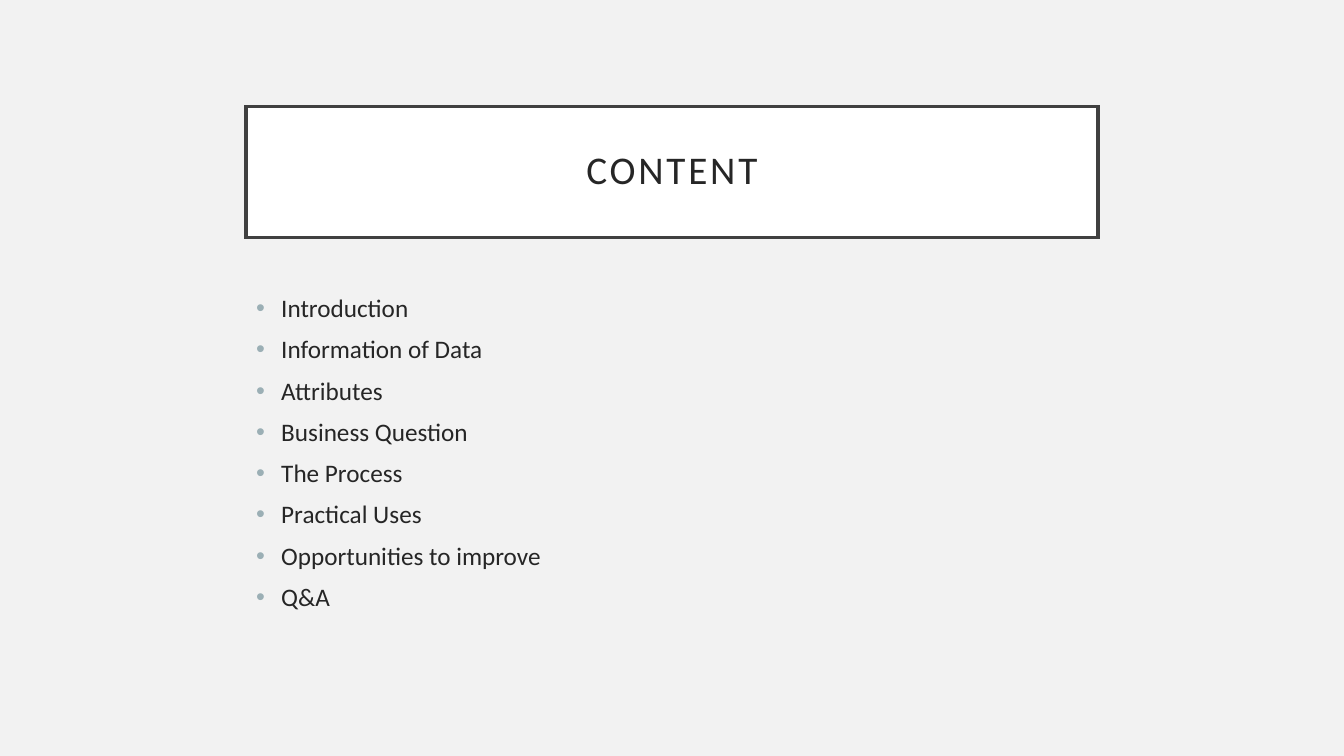
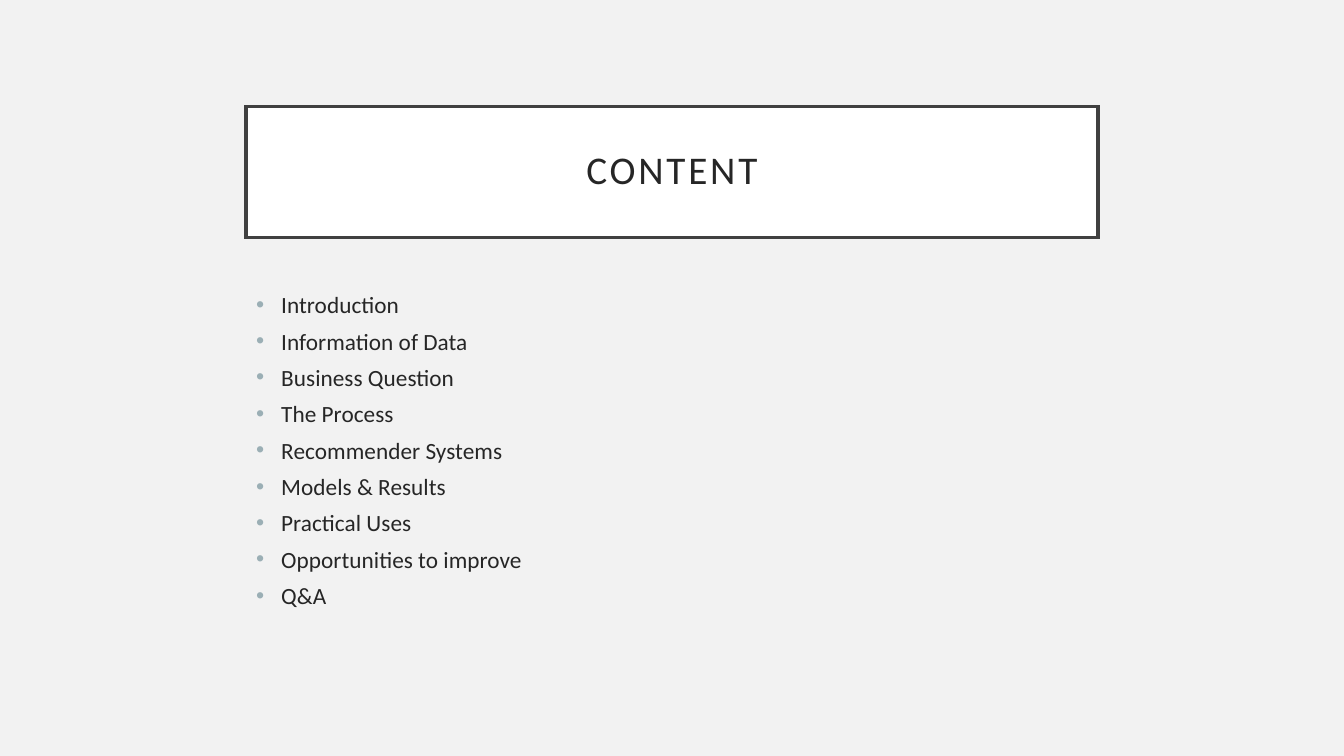
Before and after one commit to mwpnava/Data-Science-Projects, a slide deck: slide 2 of BookRecommender_prediction/Presentation_BRS.pptx. Drawn at 1344x756 pixels with LibreOffice and Linux fonts; fonts in the diff are those of the drawing. Boxes give left, top, right and bottom in pixels: in the first picture for what was removed or moved away, otherwise in the second. Text is boxed around its words. In the diff, an @@ line names an element or a change of style, - is before the commit and + after.

```diff
--- a/BookRecommender_prediction/Presentation_BRS.pptx
+++ b/BookRecommender_prediction/Presentation_BRS.pptx
@@ text at [281, 297, 521, 607]: size 18 to 16.6 pt in "Introduction", "Information of Data", "Business Question", "The Process" and 3 more places; line spacing 0.9 to 0.8 @@
@@ text at [281, 382, 382, 400]: paragraph removed @@
-• Attributes
@@ text at [281, 443, 503, 495]: paragraphs added @@
+• Recommender Systems
+• Models & Results
```
Also in this commit, not shown: 3 other slides changed, 1 slide added.
